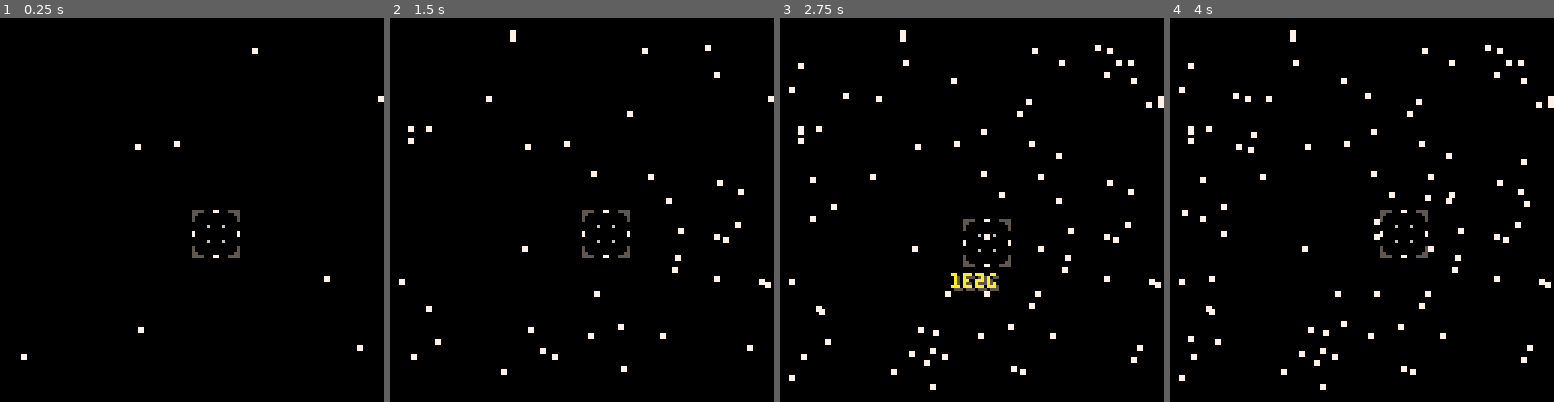
Above: before the commit, frames 1-4 (left to right).
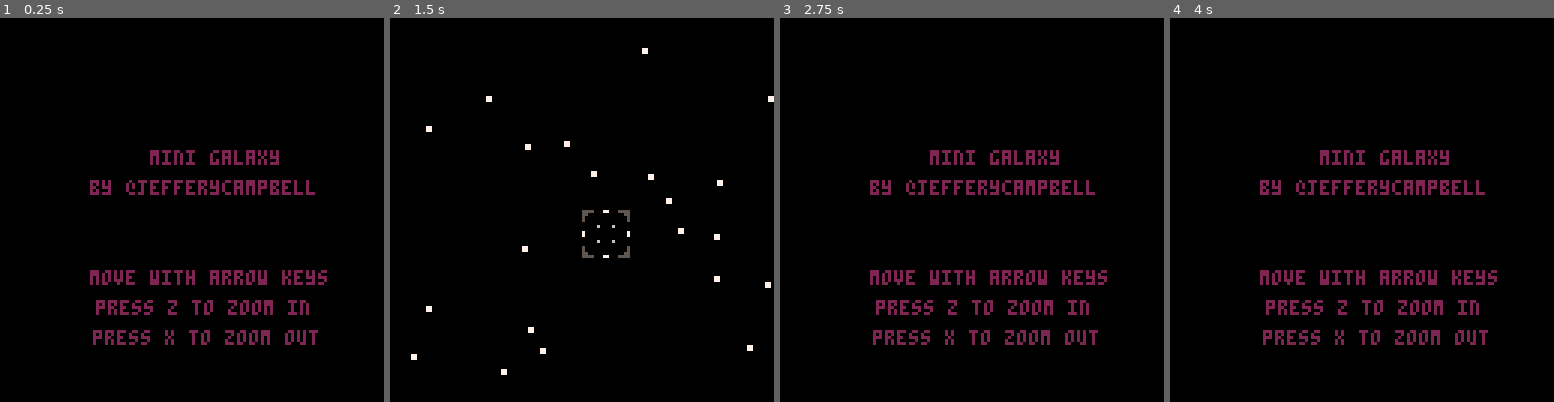
Above: after the commit, the same moments.

Repository: jeffcampbell/Pico-8-Games
Game: PICO-8 cartridge fermi/fermi.p8
The game is run twice, just before and just after one commit, with the same random seed, the same clock (stepped at 60 frames per second) and the same inputs.
Inputs:
- Up to frame 1 (0.25 s): no input
- Up to frame 2 (1.5 s): tap O (Z key) at 0.33, 0.7, 1.43 s; tap X (X key) at 1.07 s
- Up to frame 3 (2.75 s): hold Left 1.97-2.37 s; tap X (X key) at 2.07, 2.4, 2.73 s; tap O (Z key) at 2.22 s; hold Down from 2.42 s (still down)
- Up to frame 4 (4 s): release Down at 2.82 s; hold Right 2.87-3.53 s; tap X (X key) at 3.07, 3.4, 3.73 s; tap O (Z key) at 3.1, 3.98 s; hold Up from 3.58 s (still down)

The runs differ from the first frame. In frame 1, 4.9% of the frame differs, in the area x 5-100%, y 7-90%; in frame 2, 0.5%; in frame 3, 6.9%; in frame 4, 6.9%, in the area x 2-100%, y 3-97%.

Commit message:
ready for submission

Diff:
--- a/fermi/fermi.p8
+++ b/fermi/fermi.p8
@@ -2,6 +2,7 @@
 version 8
 __lua__
 function _init()
+gamestate=0
 zoomstate=0
 zoomdetails={}
 add(scopes,scopeconstruct(64,64))
@@ -24,6 +25,9 @@
  end
  if (btnp(0)) then
   o.pos.x-=o.speed
+ end
+ if (zoomstate==0 and gamestate==1 and btnp(5)) then
+  gamestate=0
  end
 end
 
@@ -81,12 +85,8 @@
 o.namecount=10
 
 --assign text color based on habital planets
-if (o.planets.habitable==2) then
+if (o.planets.habitable==1) then
  o.namecolor=11
-elseif (o.planets.habitable==1) then
- o.namecolor=10
-elseif (o.planets.habitable==0) then
- o.namecolor=9
 else
  o.namecolor=8
 end
@@ -225,24 +225,18 @@
 
 systemcount=0
 systems.create=function()
+ if (gamestate==1) then
  if (systemcount<100) then
   local x=flr(rnd(128))
   local y=flr(rnd(128))
   local unhabitable=flr(rnd(4))
 
   local fermi=flr(rnd(100))
-  if (fermi>20) then
-   local habitable=1
-  elseif (fermi>50) then
-   local habitable=2
-  elseif (fermi>80) then
-   local habitable=3
+  if (fermi==1) then
+  habitable=1
   else
-   local habitable=0
-  end
-
-  --debug
-  local habitable=1
+  habitable=0
+  end
 
   add(systems,systemconstruct(
    x,
@@ -253,6 +247,7 @@
    ))
   systemcount+=1
  end
+ end
 end
 
 systems.update=function()
@@ -261,10 +256,15 @@
  end)
 end
 
-systems.update=function()
- foreach(systems, function(o)
-  o.planetcreate(o)
- end)
+function drawhomescreen()
+print("mini galaxy",50,44,2)
+print("by @jefferycampbell",30,54,2)
+print("move with arrow keys",30,84,2)
+print("press z to zoom in",32,94,2)
+print("press x to zoom out",31,104,2)
+if (btn(4)) then
+ gamestate=1
+end
 end
 
 function _update()
@@ -276,6 +276,10 @@
 function _draw()
  --clear screen
  cls()
+if (gamestate==0) then
+ drawhomescreen()
+
+else
 
 if (zoomstate==0) then
  systems.draw()
@@ -285,6 +289,7 @@
  -- scope should always be drawn
  -- last
  scopes.draw()
+end
 end
 __gfx__
 55550007700055555555000770005555000000000000000000000000000000000000000000000000000000000000000000000000000000000000000000000000
